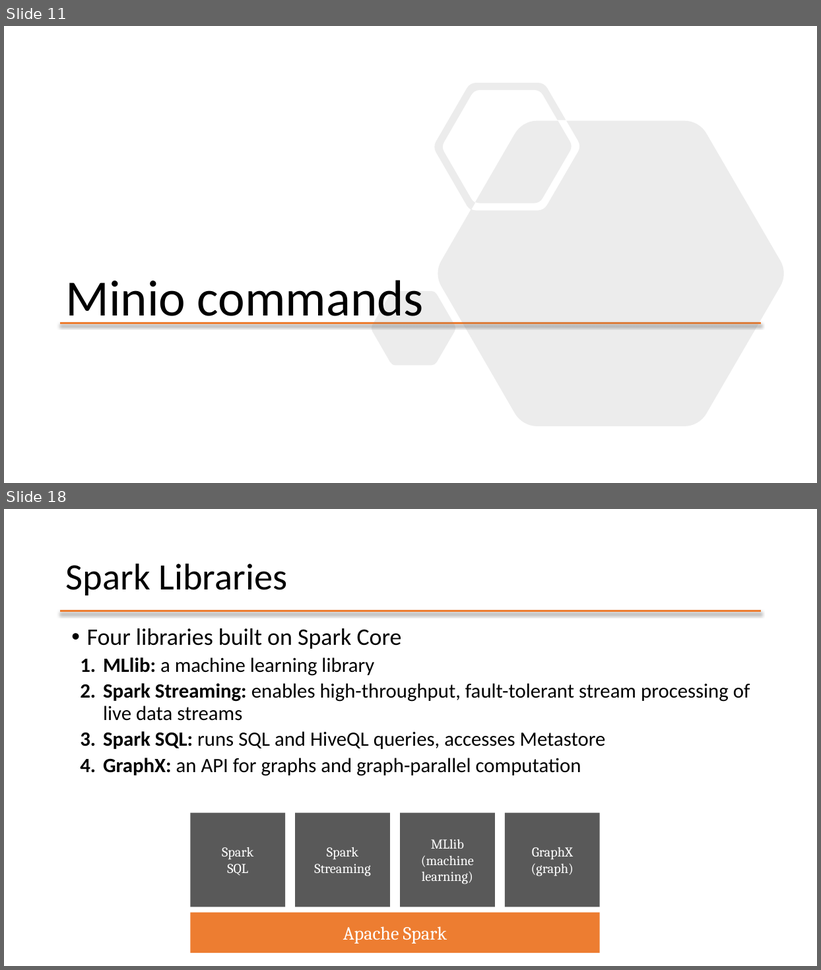
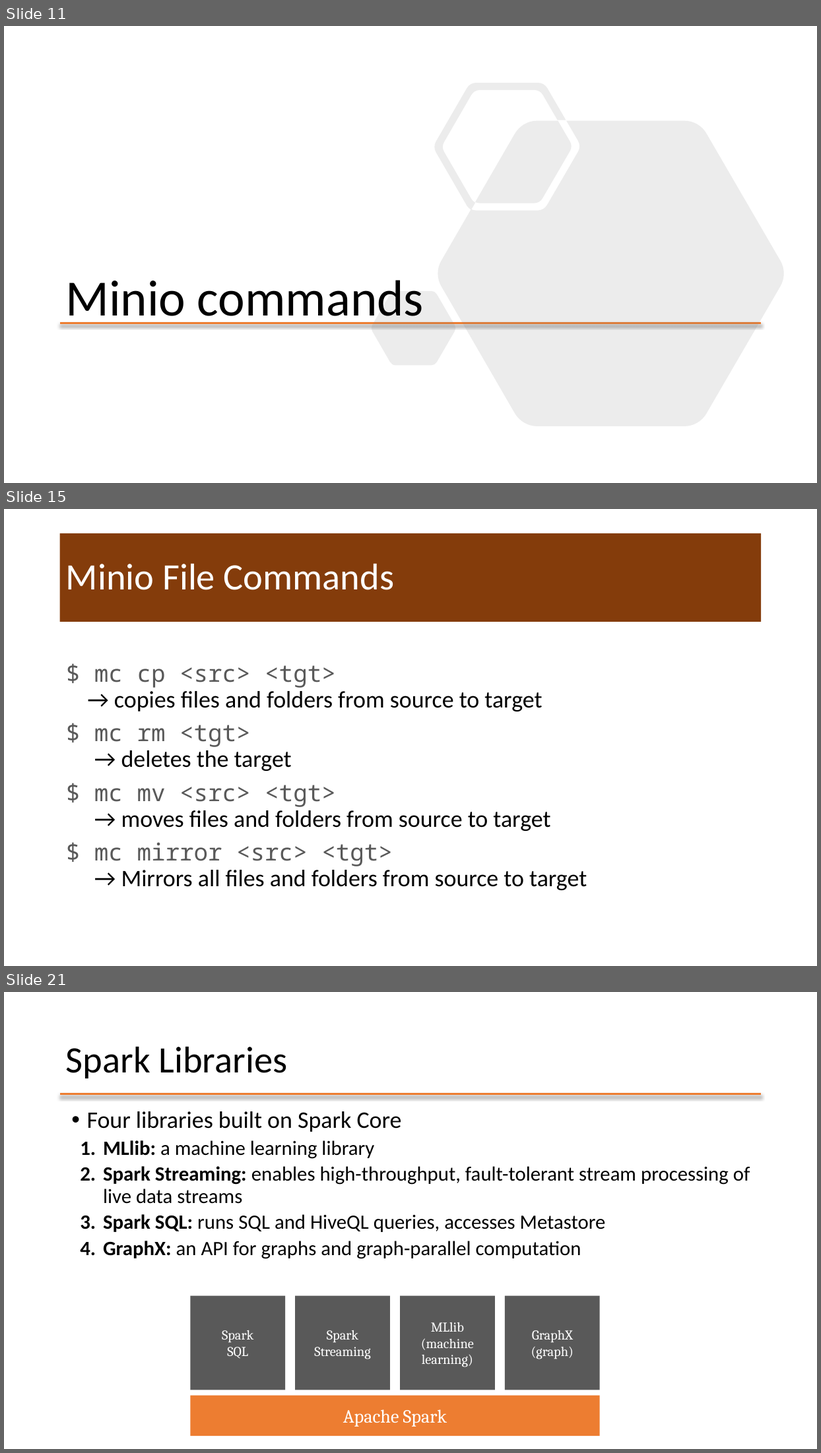
Before and after one commit to mafudge/ist769-old, a slide deck: content/D-Spark/D-Spark-Object-Storage.pptx. Shown one above the other, each under a label of ours: slides 11 and 18 before the commit, slides 11, 15 and 21 after it; the slides between them are not shown. The pictures are 821x970 and 821x1453 pixels, drawn with LibreOffice and Linux fonts; fonts in the diff are those of the drawing. Boxes give left, top, right and bottom in pixels: in the first picture for what was removed or moved away, otherwise in the second. Text is boxed around its words. In the diff, an @@ line names an element or a change of style, - is before the commit and + after.

```diff
--- a/content/D-Spark/D-Spark-Object-Storage.pptx
+++ b/content/D-Spark/D-Spark-Object-Storage.pptx
@@ slide 15 added at [4,509,817,966], background #FFFFFF @@
@@ title added at [60,533,762,622], fill #843C0B, outline #ED7D31 3 pt, 44 pt, text #FFFFFF @@
+Minio File Commands
@@ text added at [60,622,762,921], fill #FFFFFF, outline #ED7D31 3 pt, 28 pt, text #000000 @@
+$ mc cp <src> <tgt>
+→ copies files and folders from source to target
+$ mc rm <tgt>
+→ deletes the target
+$ mc mv <src> <tgt>
+→ moves files and folders from source to target
+$ mc mirror <src> <tgt>
+→ Mirrors all files and folders from source to target
@@ what was slide 18 is now slide 21 @@
```
Also in this commit, not shown: 8 slides changed, 25 other slides added, 8 slides removed, 35 other files.
